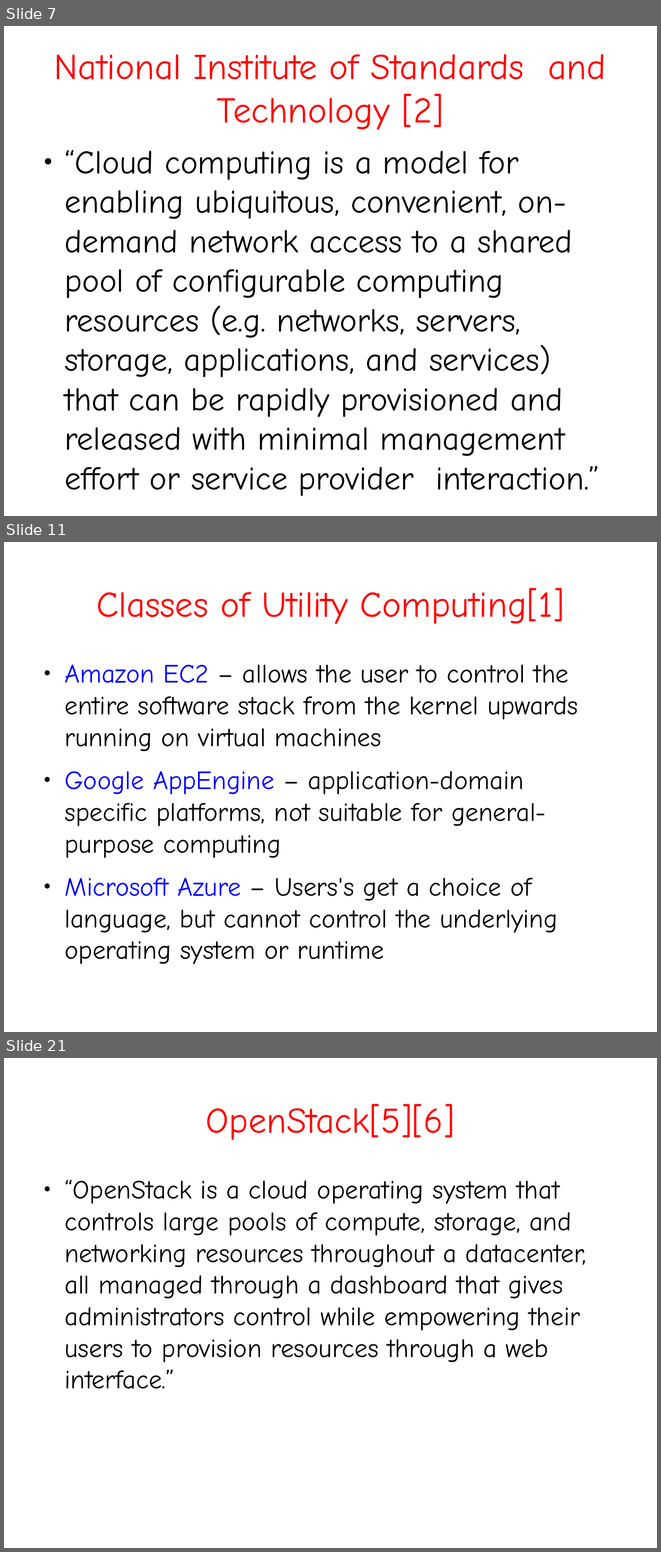
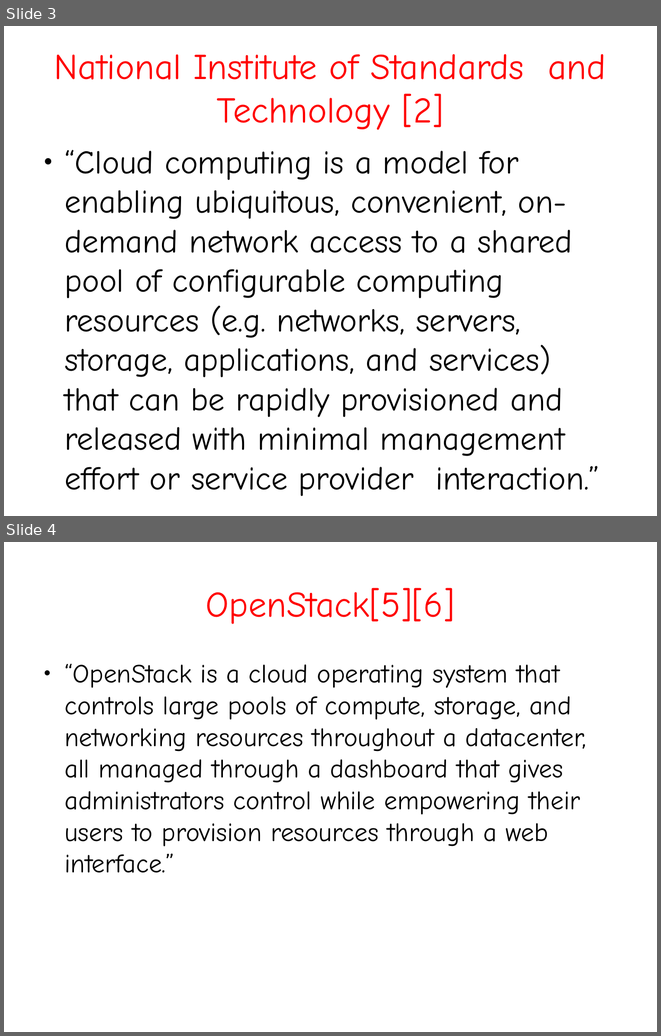
Before and after one commit to aanovelo/cmsc-137-ab5l-project, a slide deck: jach-phd/seminars/CMSC399-2-slides.odp. Shown one above the other, each under a label of ours: slides 7, 11 and 21 before the commit, slides 3 and 4 after it; the slides between them are not shown. The pictures are 661x1552 and 661x1036 pixels, drawn with LibreOffice and Linux fonts; fonts in the diff are those of the drawing. Boxes give left, top, right and bottom in pixels: in the first picture for what was removed or moved away, otherwise in the second. Text is boxed around its words. In the diff, an @@ line names an element or a change of style, - is before the commit and + after.

```diff
--- a/jach-phd/seminars/CMSC399-2-slides.odp
+++ b/jach-phd/seminars/CMSC399-2-slides.odp
@@ slide 11 removed at [4,542,657,1032], background #FFFFFF @@
@@ title removed at [96,588,564,624] @@
-Classes of Utility Computing[1]
@@ text removed at [64,664,578,933] @@
-● Amazon EC2 – allows the user to control the entire software stack from the kernel upwards running on virtual machines
-● Google AppEngine – application-domain specific platforms, not suitable for general-purpose computing
-● Microsoft Azure – Users's get a choice of language, but cannot control the underlying operating system or runtime
@@ what was slide 7 is now slide 3 @@
@@ what was slide 21 is now slide 4 @@
```
Also in this commit, not shown: 3 slides added, 22 other slides removed.
